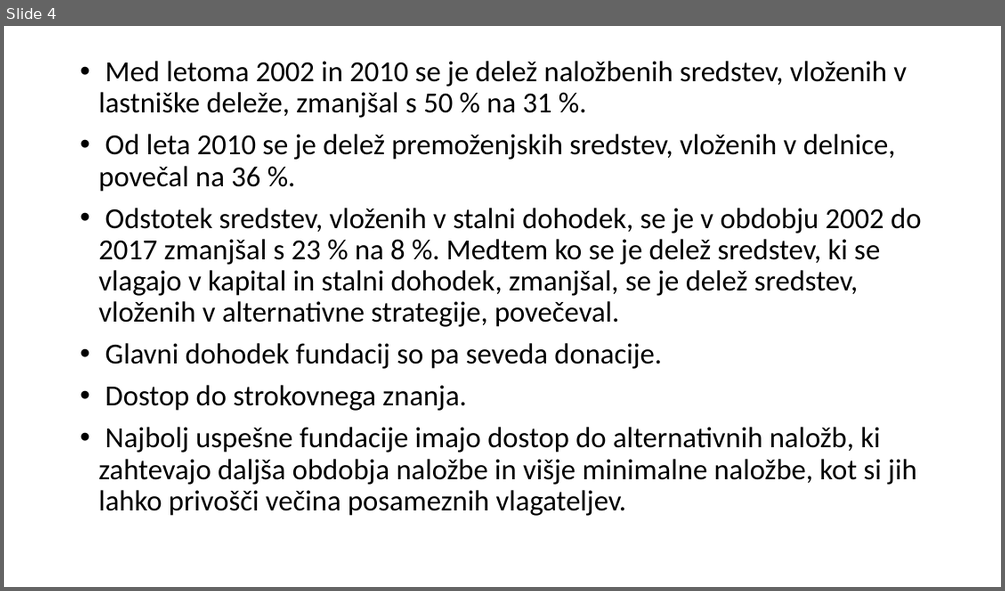
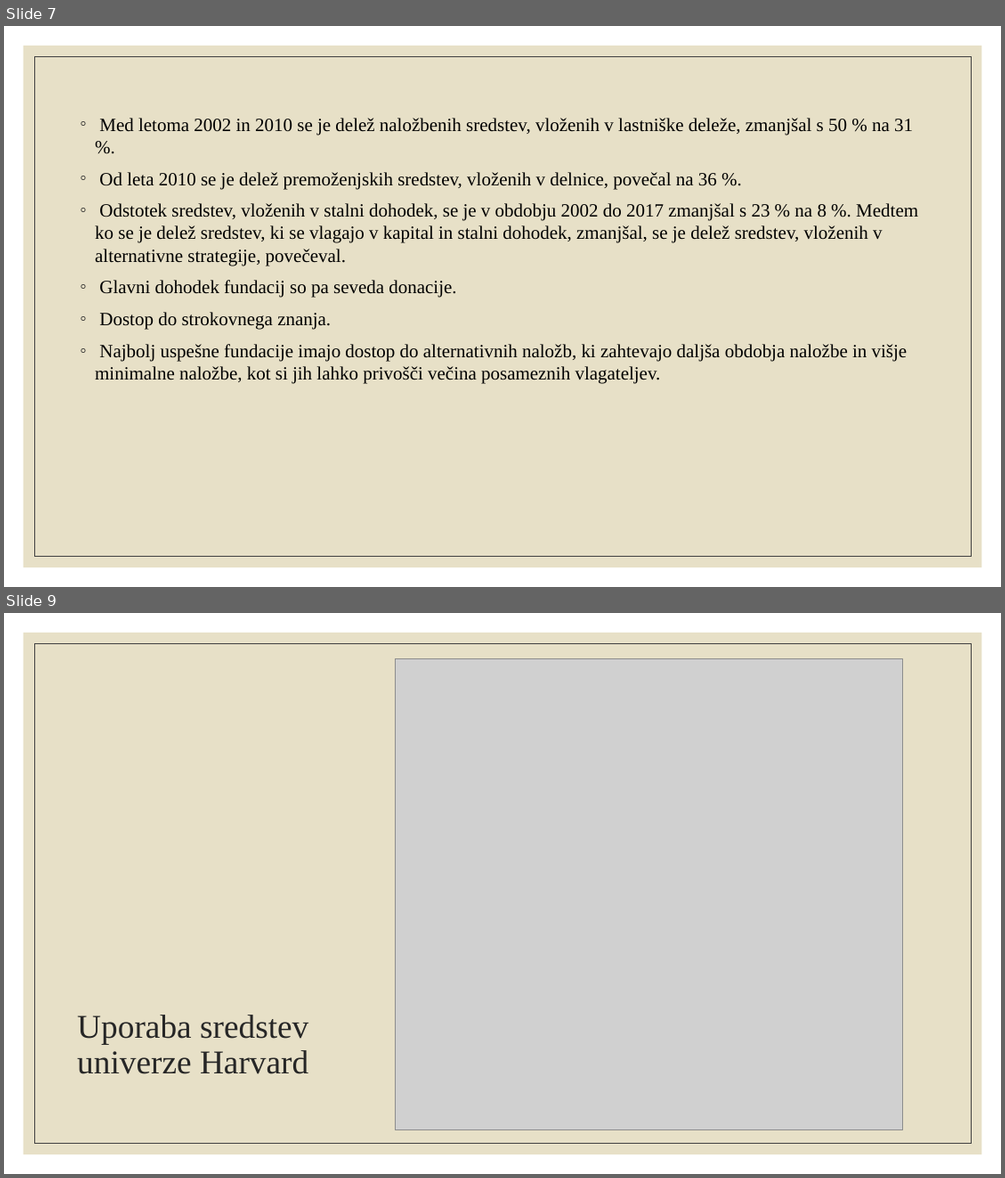
Before and after one commit to ines-silc/FTI-Seminarska-naloga, a slide deck: prosojnice.pptx. Shown one above the other, each under a label of ours: slide 4 before the commit, slides 7 and 9 after it; the slides between them are not shown. The pictures are 1005x591 and 1005x1178 pixels, drawn with LibreOffice and Linux fonts; fonts in the diff are those of the drawing; grey boxes stand for pictures. Boxes give left, top, right and bottom in pixels: in the first picture for what was removed or moved away, otherwise in the second. Text is boxed around its words. In the diff, an @@ line names an element or a change of style, - is before the commit and + after.

```diff
--- a/prosojnice.pptx
+++ b/prosojnice.pptx
@@ slide 9 added at [4, 613, 1001, 1174], background #FFFFFF; not listed: 2 template elements that a slide beside it also shows @@
@@ picture added at [395, 658, 902, 1130] @@
@@ title added at [77, 1014, 308, 1074], 32 pt, text #262626 @@
+Uporaba sredstev
+univerze Harvard
@@ what was slide 4 is now slide 7 @@
@@ slide 7 changed as well @@
@@ rectangle added at [24, 46, 982, 567], fill #E7E0C7 @@
@@ rectangle added at [34, 56, 971, 556], outline #404040 0.5 pt @@
@@ text "Med letoma 2002 in 2010 ...": place and size @@
-text "Med letoma 2002 in 2010 ..." at [98, 61, 921, 516]
+text "Med letoma 2002 in 2010 ..." at [95, 118, 918, 384]
@@ text "Med letoma 2002 in 2010 ..." at [95, 118, 918, 384]: size 28 to 18 pt, font Calibri to Times New Roman; bullet • to ◦; line spacing 0.9 to 1; less space between paragraphs @@
```
Also in this commit, not shown: 5 other slides changed, 4 other slides added.
